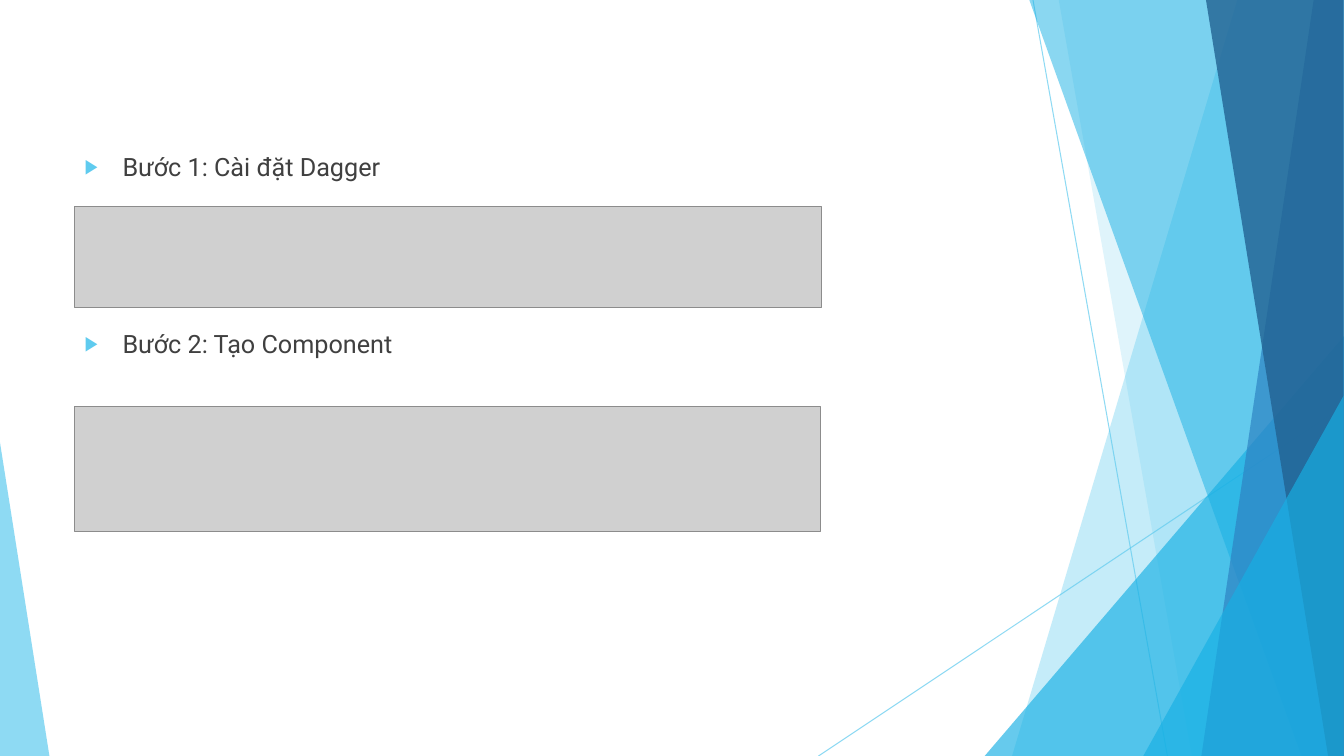
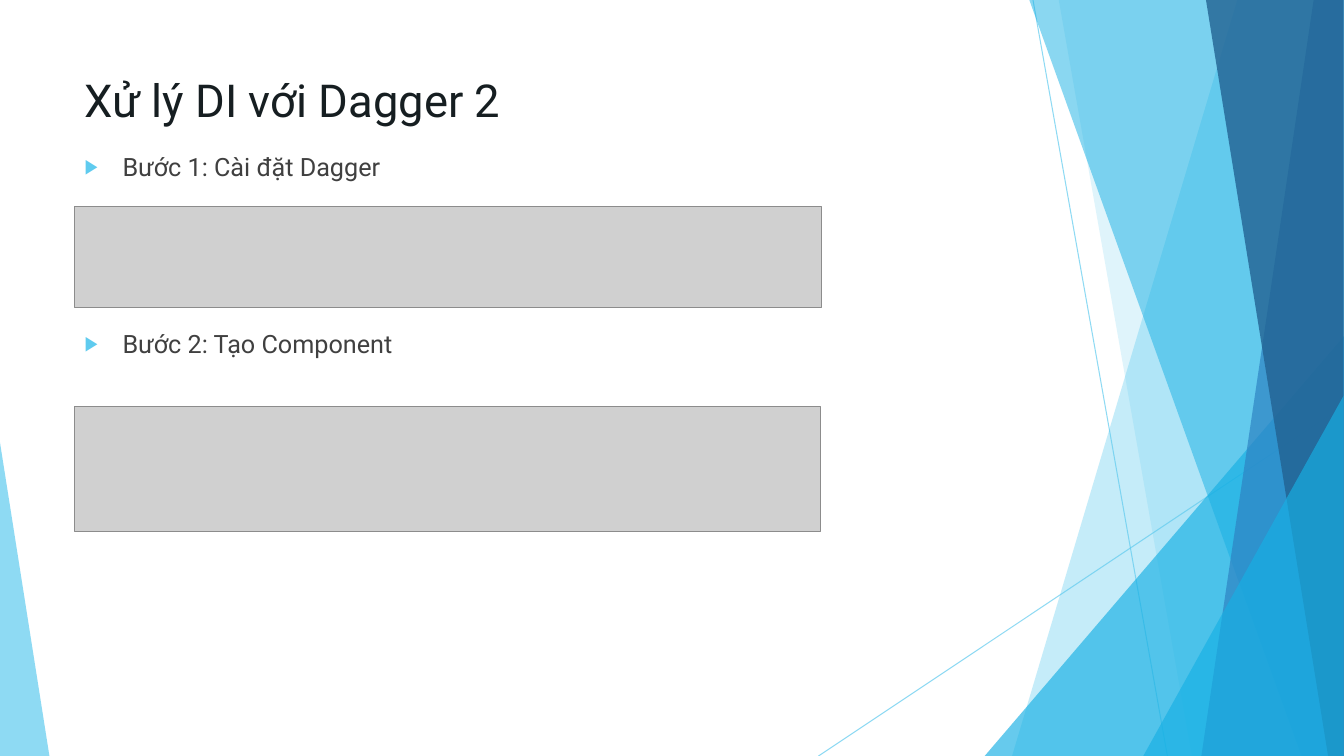
Before and after one commit to NguyenThanhCong1510331/Dagger2, a slide deck: slide 15 of Dagger2-Report.pptx (slide 20 before the commit). Drawn at 1344x756 pixels with LibreOffice and Linux fonts; fonts in the diff are those of the drawing; grey boxes stand for pictures. Boxes give left, top, right and bottom in pixels: in the first picture for what was removed or moved away, otherwise in the second. Text is boxed around its words. In the diff, an @@ line names an element or a change of style, - is before the commit and + after.

```diff
--- a/Dagger2-Report.pptx
+++ b/Dagger2-Report.pptx
@@ title added at (85, 80, 500, 127), 32.4 pt, text #161E22 @@
+Xử lý DI với Dagger 2
```
Also in this commit, not shown: 3 other slides changed, 6 slides added, 5 slides removed.
